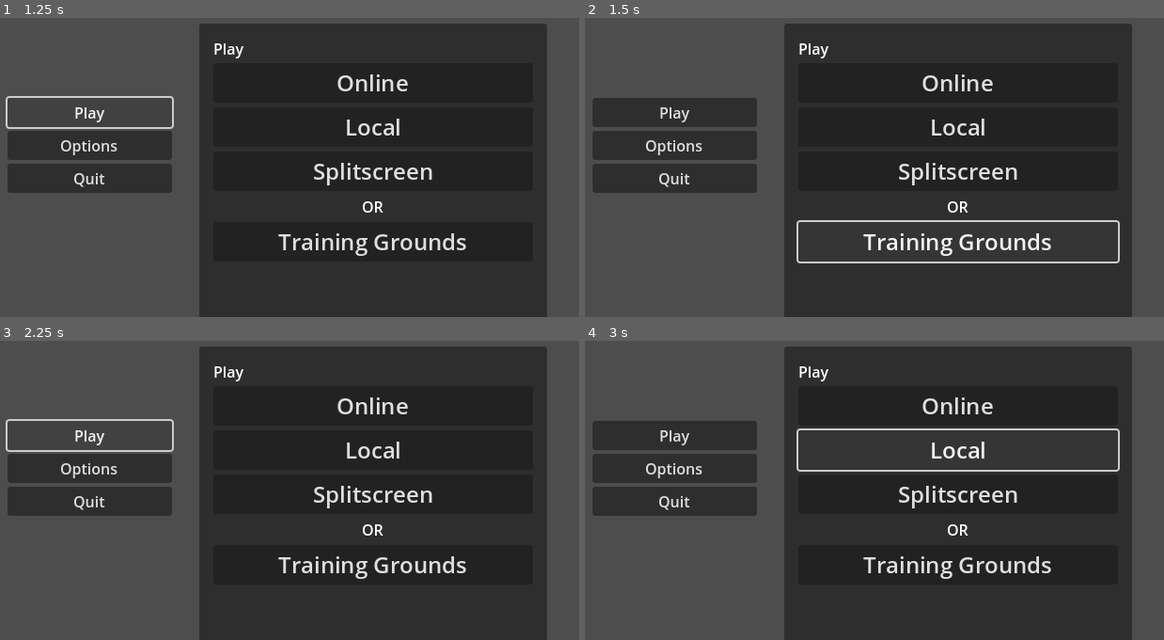
Above: before the commit, frames 1-4 (two rows, left to right).
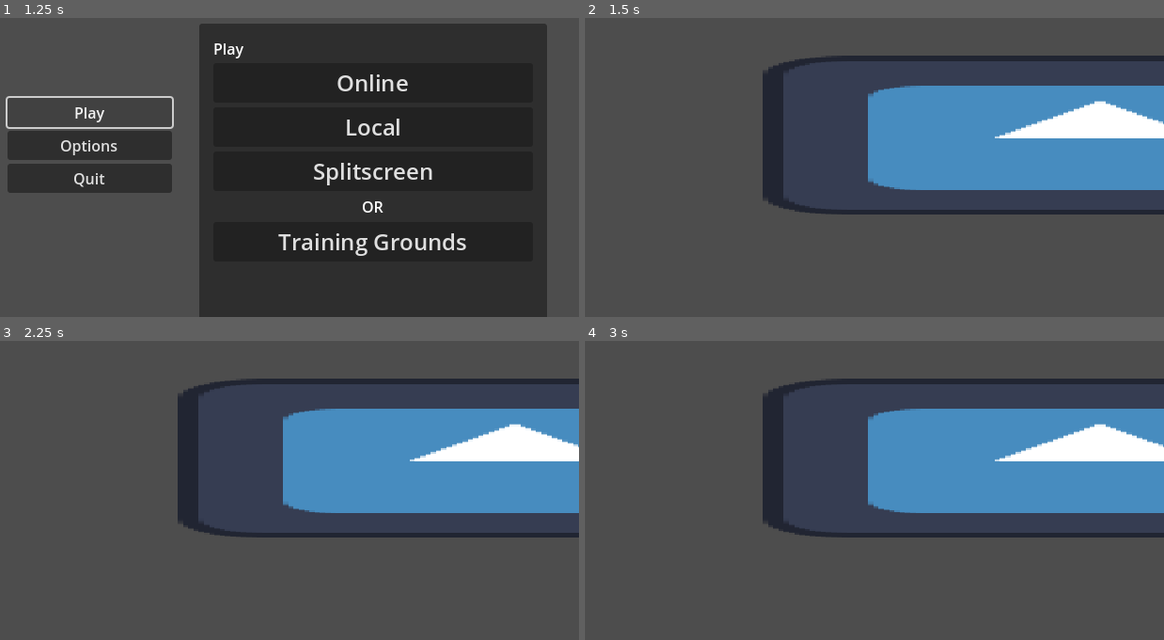
Above: after the commit, the same moments.

Repository: ImJulien/fallhacks
Game: Godot game, scene res://Scenes/menu.tscn
The game is run twice, just before and just after one commit, with the same random seed, the same clock (stepped at 60 frames per second) and the same inputs. This scene is started directly instead of the project's main scene. The engine's default icon, where the game draws it, is replaced by a stand-in: a white triangle on a blue panel in a dark square.
Inputs (mouse positions are in pixels of both pictures, inside the frame that each line leads up to):
- Up to frame 1 (1.25 s): click "Play" at 0.5 s
- Up to frame 2 (1.5 s): click "Training Grounds" at 1.25 s
- Up to frame 3 (2.25 s): click (92, 436) at 2 s, where only the run before the commit has a clickable "Play"
- Up to frame 4 (3 s): click (955, 448) at 2.75 s, where only the run before the commit has a clickable "Local"

Frame 1 is identical in both runs. In frame 2, 62% of the frame differs, in the area x 1-100%, y 1-100%; in frame 3, 66%; in frame 4, 69%.

Commit message:
training grounds

Diff:
--- a/Scenes/menu.tscn
+++ b/Scenes/menu.tscn
@@ -1,6 +1,6 @@
 [gd_scene load_steps=2 format=3 uid="uid://oohj4g6vv40y"]
 
-[ext_resource type="Script" path="res://scripts/menu.gd" id="1_con2f"]
+[ext_resource type="Script" path="res://Scripts/menu.gd" id="1_1rerr"]
 
 [node name="Menu" type="Control"]
 layout_mode = 3
@@ -9,7 +9,7 @@
 anchor_bottom = 1.0
 grow_horizontal = 2
 grow_vertical = 2
-script = ExtResource("1_con2f")
+script = ExtResource("1_1rerr")
 
 [node name="MarginContainer" type="MarginContainer" parent="."]
 layout_mode = 1
--- a/Scripts/menu.gd
+++ b/Scripts/menu.gd
@@ -45,4 +45,4 @@
 	display_tab.visible = true
 
 func _on_training_pressed():
-	get_tree().change_scene_to_file('res://scenes/world.tscn')
+	get_tree().change_scene_to_file('res://Scenes/main_game.tscn')
